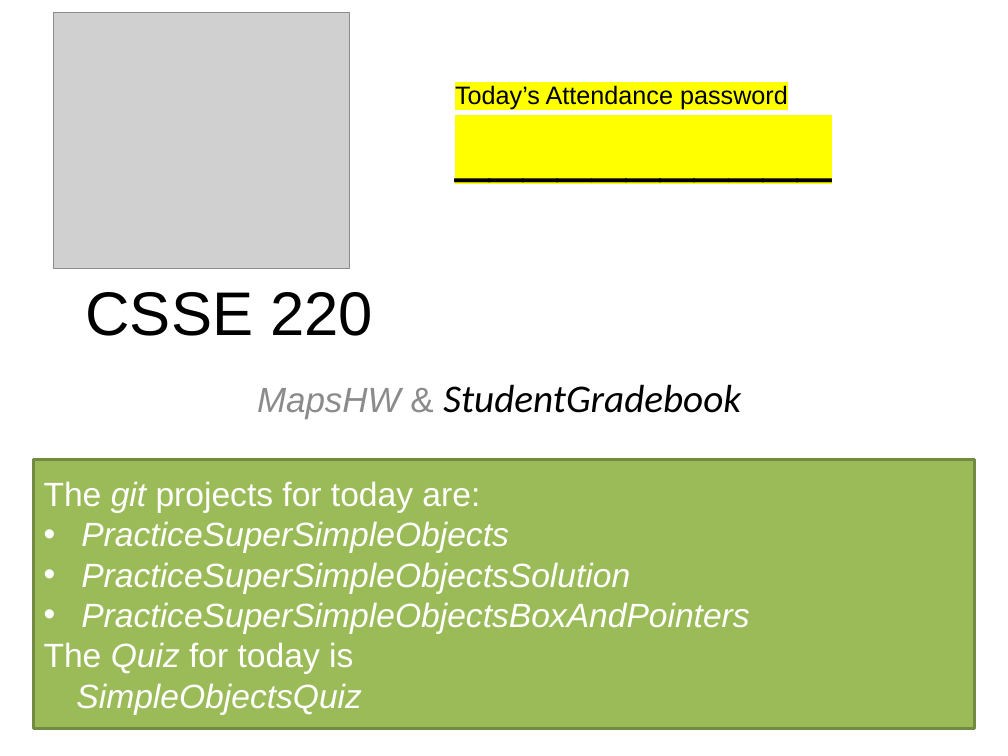
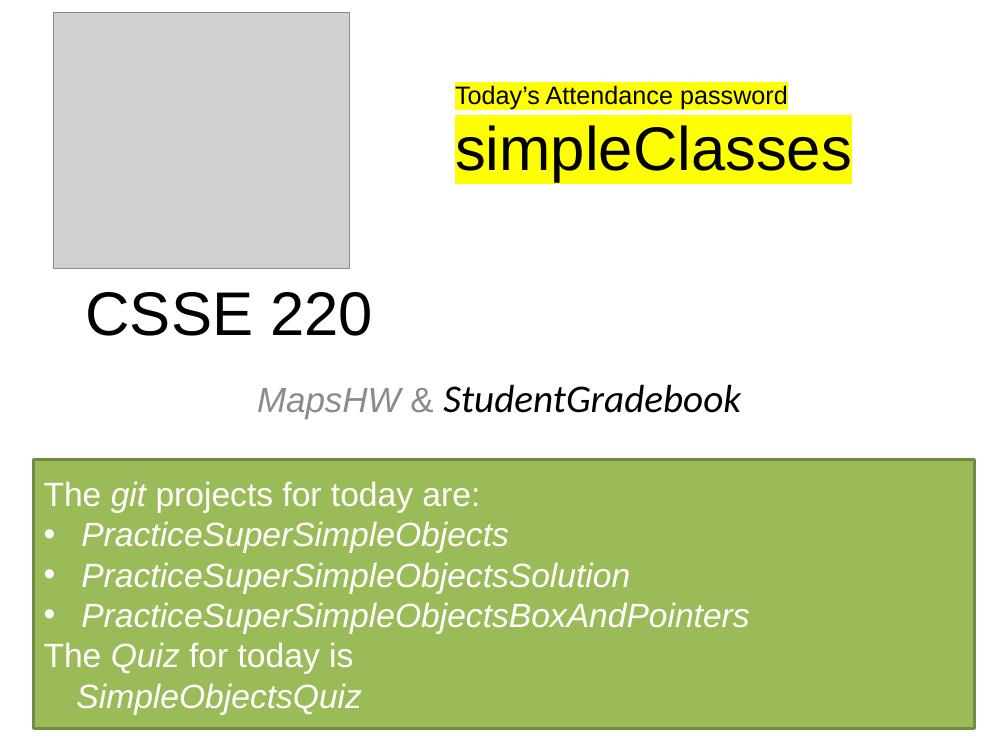
Before and after one commit to RHIT-CSSE/csse220, a slide deck: slide 1 of ClassMaterials/SimpleObjects/Slides/Part1-TodaysStartup.pptx. Drawn at 1008x756 pixels with LibreOffice and Linux fonts; fonts in the diff are those of the drawing; grey boxes stand for pictures. Boxes give left, top, right and bottom in pixels: in the first picture for what was removed or moved away, otherwise in the second. Text is boxed around its words. In the diff, an @@ line names an element or a change of style, - is before the commit and + after.

```diff
--- a/ClassMaterials/SimpleObjects/Slides/Part1-TodaysStartup.pptx
+++ b/ClassMaterials/SimpleObjects/Slides/Part1-TodaysStartup.pptx
@@ text at [455,125,852,182]: text changed @@
-___________
+simpleClasses
```
Also in this commit, not shown: 6 other files.
